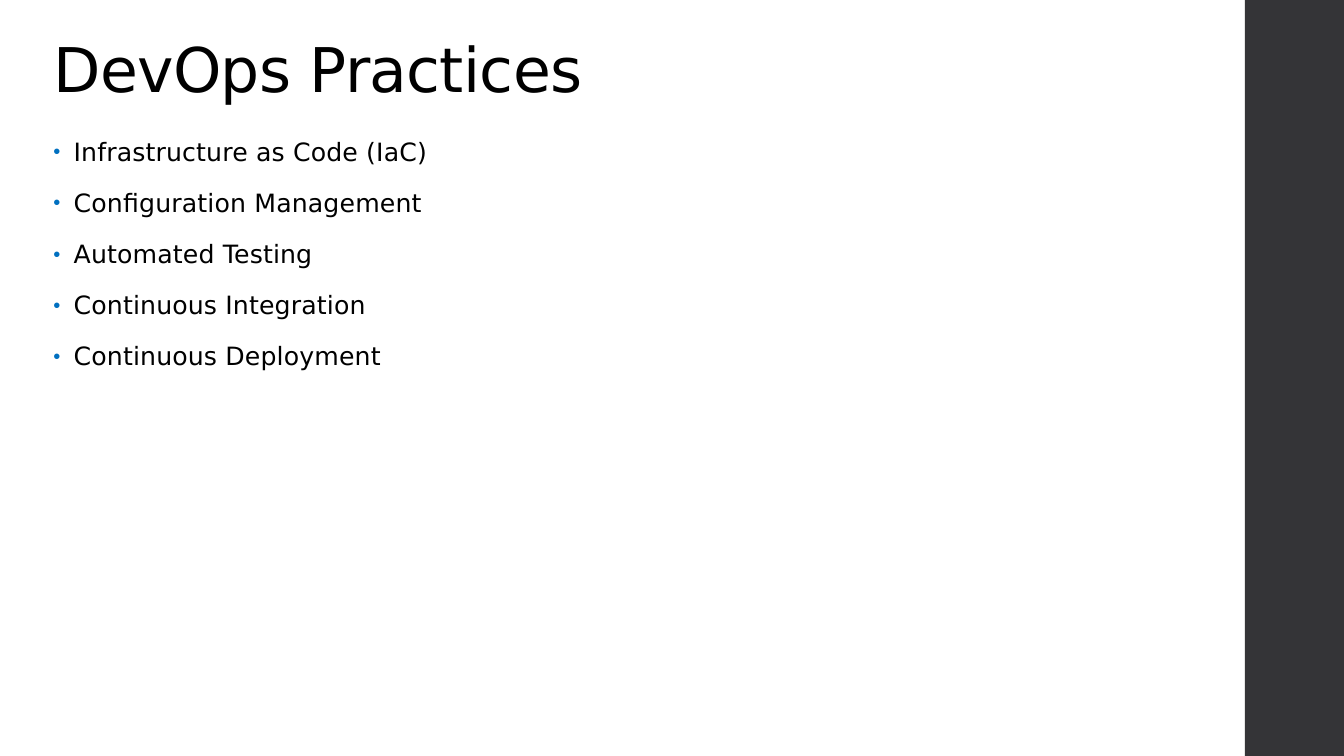
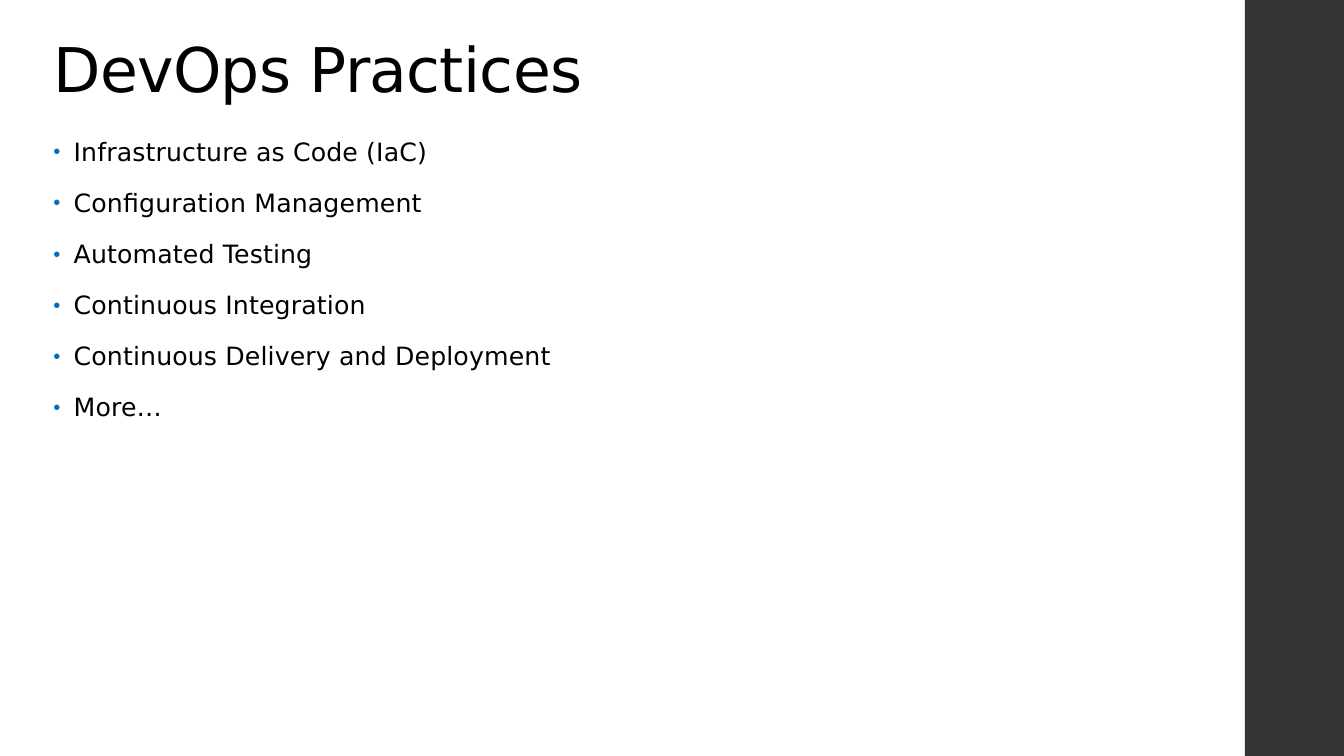
Before and after one commit to varadinov/DevSecOps, a slide deck: slide 21 of 00_evolution_of_information_technology/00_evolution_of_information_technology.pptx. Drawn at 1344x756 pixels with LibreOffice and Linux fonts; fonts in the diff are those of the drawing; background and template pictures are left out. Boxes give left, top, right and bottom in pixels: in the first picture for what was removed or moved away, otherwise in the second. Text is boxed around its words. In the diff, an @@ line names an element or a change of style, - is before the commit and + after.

```diff
--- a/00_evolution_of_information_technology/00_evolution_of_information_technology.pptx
+++ b/00_evolution_of_information_technology/00_evolution_of_information_technology.pptx
@@ text at bbox=[74, 346, 550, 417]: text changed @@
-• Continuous Deployment
+• Continuous Delivery and Deployment
+• More…
```
Also in this commit, not shown: 2 other slides changed, 6 other files.
